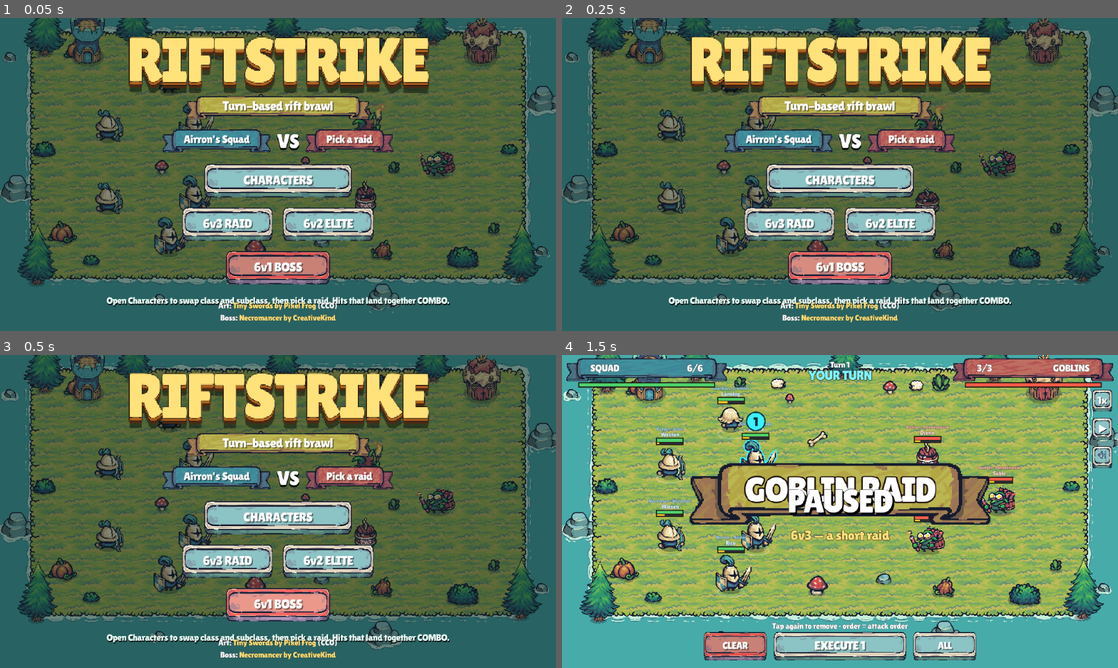
Above: before the commit, frames 1-4 (two rows, left to right).
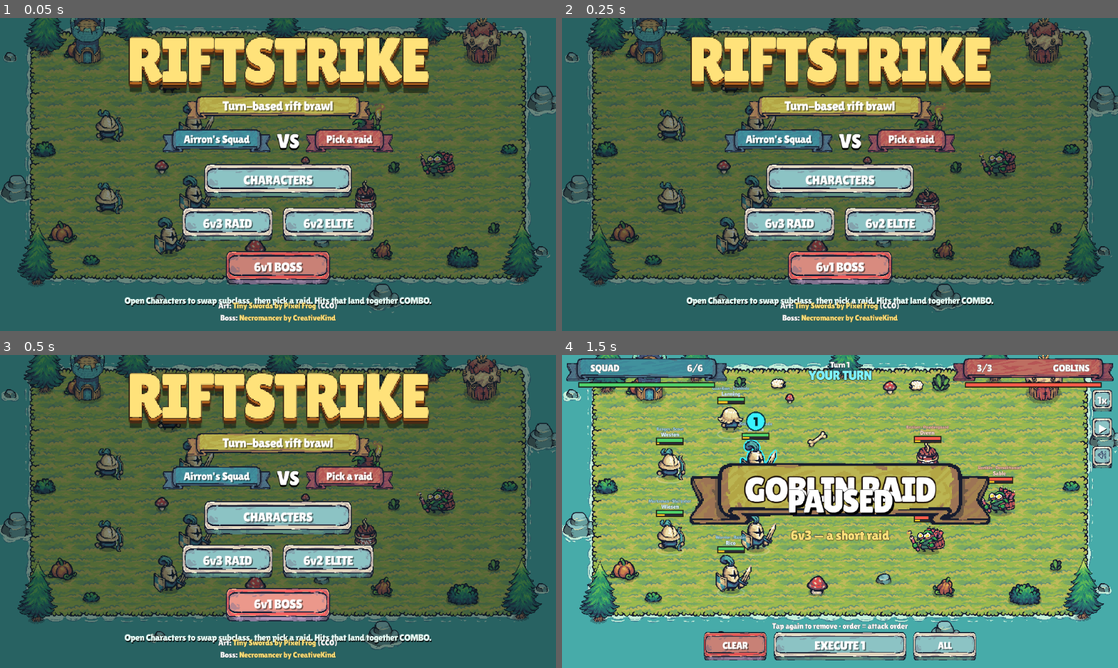
Above: after the commit, the same moments.

Repository: airronkennedy/riftstrike
Game: Godot game, scene res://main.tscn
The game is run twice, just before and just after one commit, with the same random seed, the same clock (stepped at 60 frames per second) and the same inputs.
Inputs (mouse positions are in pixels of both pictures, inside the frame that each line leads up to):
- Up to frame 1 (0.05 s): no input
- Up to frame 2 (0.25 s): no input
- Up to frame 3 (0.5 s): no input
- Up to frame 4 (1.5 s): tap Enter at 0.5 s; move the mouse to (962, 495) at 0.52 s; hold Right 0.53-1.28 s; tap P at 0.6 s; click (962, 495) at 0.67 s; tap Space at 0.77, 1.25 s; move the mouse to (728, 527) at 1.27 s; hold Down from 1.28 s (still down); tap 1 at 1.35 s

The runs differ from the first frame. In frame 1, 1.0% of the frame differs, in the area x 19-81%, y 89-93%; in frame 2, 1.0%; in frame 3, 1.0%; in frame 4, nothing differs.

Commit message:
Lock character classes; add unique abilities and subclass-only loadouts.

Diff:
--- a/scripts/game.gd
+++ b/scripts/game.gd
@@ -103,6 +103,7 @@
 	["pawn", "Lanning", 315, 185], ["pawn", "Rico", 315, 470],
 	["archer", "Weston", 205, 265], ["archer", "Wiesen", 205, 395]]
 var GOB_NAMES := ["Rusk", "Kael", "Sable", "Drenn", "Voss", "Iven"]
+# Active Play squad. The character catalog can grow past this squad later.
 var HERO_NAMES := ["Airron", "Christian", "Weston", "Wiesen", "Lanning", "Rico"]
 # Personal cores — class and subclass bonuses stack on top.
 var HERO_BASE := {
@@ -114,6 +115,8 @@
 	"Rico": {"hp": 240, "atk": 48, "def": 24, "armor": 8, "crit": 8, "mana": 6, "speed": 16},
 }
 # Classes: big, focused packages + a combat kit. Subclasses: smaller mix-and-match bonuses.
+# Target is 10 classes; add new ones to CLASS_DEFS and CLASS_IDS when they are ready.
+# Do not ship placeholder or TBD playable classes.
 var CLASS_DEFS := {
 	"Knight": {"kind": "warrior", "blurb": "Heavy blows and thick armor",
 		"hp": 40, "atk": 22, "def": 8, "armor": 14, "crit": 0, "mana": 2, "speed": 0},
@@ -140,13 +143,24 @@
 	"Duelist": {"blurb": "Pick your opening", "crit": 6, "atk": 4, "speed": 3},
 }
 var SUB_IDS := ["Riftblade", "Vanguard", "Scout", "Sharpshot", "Ironhide", "Raider", "Sage", "Duelist"]
+# Unique character abilities. Combat effects are not wired yet — data + UI only.
+# Each catalog character should keep a unique subclass and a unique ability as the roster grows.
+var ABILITY_DEFS := {
+	"rift_cut": {"name": "Rift Cut", "blurb": "A sharp opening strike"},
+	"shield_break": {"name": "Shield Break", "blurb": "Cracks a target's guard"},
+	"quick_mark": {"name": "Quick Mark", "blurb": "Finds the opening first"},
+	"piercing_shot": {"name": "Piercing Shot", "blurb": "A precise, punching arrow"},
+	"iron_wall": {"name": "Iron Wall", "blurb": "Braces and soaks the hit"},
+	"raid_step": {"name": "Raid Step", "blurb": "Hits and shifts off the line"},
+}
+# Class is locked to the character. Only subclass is swappable in the Characters page.
 var CHAR := {
-	"Airron": {"cls": "Knight", "sub": "Riftblade"},
-	"Christian": {"cls": "Warrior", "sub": "Vanguard"},
-	"Weston": {"cls": "Ranger", "sub": "Scout"},
-	"Wiesen": {"cls": "Marksman", "sub": "Sharpshot"},
-	"Lanning": {"cls": "Guardian", "sub": "Ironhide"},
-	"Rico": {"cls": "Warrior", "sub": "Raider"},
+	"Airron": {"cls": "Knight", "sub": "Riftblade", "ability": "rift_cut"},
+	"Christian": {"cls": "Warrior", "sub": "Vanguard", "ability": "shield_break"},
+	"Weston": {"cls": "Ranger", "sub": "Scout", "ability": "quick_mark"},
+	"Wiesen": {"cls": "Marksman", "sub": "Sharpshot", "ability": "piercing_shot"},
+	"Lanning": {"cls": "Guardian", "sub": "Ironhide", "ability": "iron_wall"},
+	"Rico": {"cls": "Warrior", "sub": "Raider", "ability": "raid_step"},
 }
 var GOB_CLASS := {
 	"torch": {"cls": "Skirmisher", "sub": "Emberblade", "atk": 72, "def": 36, "armor": 8, "crit": 8, "mana": 6, "speed": 14},
@@ -172,6 +186,8 @@
 	var sub: String = loadout.sub
 	if not CLASS_DEFS.has(cls): cls = "Knight"
 	if not SUB_DEFS.has(sub): sub = "Riftblade"
+	var ability_id: String = str(loadout.get("ability", ""))
+	var ab: Dictionary = ABILITY_DEFS[ability_id] if ABILITY_DEFS.has(ability_id) else {"name": ability_id, "blurb": ""}
 	var d: Dictionary = HERO_BASE[name].duplicate()
 	pack_add(d, CLASS_DEFS[cls])
 	pack_add(d, SUB_DEFS[sub])
@@ -185,6 +201,7 @@
 		"speed": clamp_range(d.speed, 1, 40),
 		"cls": cls, "sub": sub, "kind": CLASS_DEFS[cls].kind,
 		"blurb": CLASS_DEFS[cls].blurb, "sub_blurb": SUB_DEFS[sub].blurb, "scale": 1.0,
+		"ability": ability_id, "ability_name": ab.name, "ability_blurb": ab.blurb,
 	}
 
 func char_stats(name: String, kind: String, team: String, n_red: int) -> Dictionary:
@@ -1384,12 +1401,10 @@
 		if typeof(raw) != TYPE_STRING or raw == "":
 			continue
 		var parts: PackedStringArray = raw.split("|")
-		if parts.size() < 2:
-			continue
-		if CLASS_DEFS.has(parts[0]):
-			CHAR[name].cls = parts[0]
-		if SUB_DEFS.has(parts[1]):
-			CHAR[name].sub = parts[1]
+		# Class is locked to the character; ignore any class saved by older builds.
+		var sub := parts[1] if parts.size() >= 2 else (parts[0] if parts.size() == 1 else "")
+		if SUB_DEFS.has(sub):
+			CHAR[name].sub = sub
 
 func open_chars() -> void:
 	char_sel = 0
@@ -1433,18 +1448,6 @@
 	char_delta_t = 0.0
 	sfx.tone(523, 0.05, "square", 0.03)
 
-func cycle_class(dir: int) -> void:
-	var name := selected_hero()
-	char_prev = compute_hero_stats(name)
-	var i := CLASS_IDS.find(CHAR[name].cls)
-	if i < 0:
-		i = 0
-	CHAR[name].cls = CLASS_IDS[(i + dir + CLASS_IDS.size()) % CLASS_IDS.size()]
-	char_delta_t = 900.0
-	save_cfg()
-	apply_loadout_preview(name)
-	sfx.tone(784 if dir > 0 else 659, 0.05, "square", 0.03)
-
 func cycle_sub(dir: int) -> void:
 	var name := selected_hero()
 	char_prev = compute_hero_stats(name)
@@ -1491,6 +1494,33 @@
 		var dc := Color("#1a7a32") if delta > 0 else Color("#a4321a")
 		dc.a = clampf(char_delta_t / 400.0, 0.0, 1.0)
 		text(ds, bx + bw + 8 + text_w(shown, 13) + 6, y + 9, 13, dc, "left")
+
+func draw_locked_row(x: float, y: float, w: float, tag: String, value: String, hint: String, compact: bool) -> float:
+	# Compact (phone landscape): one tight line so class + ability still fit above the bars.
+	if compact:
+		text(tag, x, y + 12, 11, Color("#5b3b20"), "left")
+		var mid := Rect2(x + 82, y + 2, maxf(64.0, w - 82), 20)
+		var plate := Color("#2a1a10")
+		plate.a = 0.14
+		draw_rect(mid, plate)
+		var fsz := clampf3(13, mid.size.x / maxf(7.0, float(value.length()) * 0.62), 16)
+		text(value, mid.position.x + mid.size.x / 2.0, y + 13, fsz, Color("#2a1a10"))
+		return 24
+	text(tag, x, y + 2, 11, Color("#5b3b20"), "left")
+	var ah := 42.0
+	var aw := 46.0
+	var row_y := y + 10
+	var mid := Rect2(x + aw + 6, row_y, w - aw * 2 - 12, ah)
+	var plate := Color("#2a1a10")
+	plate.a = 0.14
+	draw_rect(mid, plate)
+	var fsz := clampf3(14, mid.size.x / maxf(7.0, float(value.length()) * 0.62), 20)
+	text(value, mid.position.x + mid.size.x / 2.0, row_y + ah * 0.58, fsz, Color("#2a1a10"))
+	var h := 10 + ah
+	if hint != "":
+		text(hint, x + w / 2, row_y + ah + 12, 11, Color("#7a5a32"))
+		h += 16
+	return h + 6
 
 func draw_cycle_row(id: String, x: float, y: float, w: float, tag: String, value: String, hint: String, on_prev: Callable, on_next: Callable) -> float:
 	var ah := 42.0
@@ -1551,14 +1581,17 @@
 	var dx: float = inner.position.x + left_w + 4
 	var dw: float = inner.position.x + inner.size.x - dx
 	var y: float = top
-	var spr_h: float = 88.0 if short else 120.0
+	var spr_h: float = 72.0 if short else 120.0
 	draw_hero_sprite(st.kind, dx + 44, y + spr_h - 4, 0.82 if short else 1.05)
 	text(name, dx + 88, y + 18, 24.0 if short else 30.0, Color("#2a1a10"), "left")
 	text(st.cls + "  ·  " + st.sub, dx + 88, y + (40 if short else 48), 13.0 if short else 15.0, Color("#7a5a32"), "left")
 	y += spr_h + (2 if short else 6)
-	y += draw_cycle_row("cls", dx, y, dw, "CLASS", st.cls, st.blurb, func(): cycle_class(-1), func(): cycle_class(1))
+	var cls_hint := "" if short else String(st.blurb)
+	y += draw_locked_row(dx, y, dw, "CLASS", st.cls, cls_hint, short)
 	var sub_hint := "" if short else String(st.sub_blurb)
 	y += draw_cycle_row("sub", dx, y, dw, "SUBCLASS", st.sub, sub_hint, func(): cycle_sub(-1), func(): cycle_sub(1))
+	var ab_hint := "" if short else String(st.ability_blurb)
+	y += draw_locked_row(dx, y, dw, "ABILITY", String(st.ability_name), ab_hint, short)
 	var rows := [
 		["hp", "HP", 620.0, Color("#4fd36b"), ""],
 		["atk", "ATK", 100.0, Color("#e85a3a"), ""],
@@ -1591,7 +1624,7 @@
 	var footer_y: float = inner.position.y + inner.size.y - 6
 	if not short:
 		text("Defense cuts a percent of a hit. Armor subtracts a flat amount. Mana returns each turn.", dx + dw / 2, footer_y, 10, Color("#7a5a32"))
-		text("Tap the arrows — or the name — to swap and watch the stats move.", dx + dw / 2, footer_y - 14, 10, Color("#7a5a32"))
+		text("Tap arrows or the subclass name to swap and watch the stats move. Class and ability stay locked.", dx + dw / 2, footer_y - 14, 10, Color("#7a5a32"))
 
 
 func draw_title() -> void:
@@ -1621,7 +1654,7 @@
 	var hint_fs := clampf3(13, vw * 0.036, 16)
 	var hint_lines := []
 	if not short:
-		for para in ["Open Characters to swap class and subclass, then pick a raid. Hits that land together COMBO."]:
+		for para in ["Open Characters to swap subclass, then pick a raid. Hits that land together COMBO."]:
 			hint_lines += wrap_words(para, hint_fs, vw - 24)
 	var ch_w := minf(280.0, vw * 0.62)
 	var total := L + 10 + rib_h + mtop + rib_h + mbot + bh + 10 + rows.size() * bh + (rows.size() - 1) * 10 + 2
@@ -1983,13 +2016,13 @@
 		if k == KEY_ESCAPE or k == KEY_P:
 			to_title()
 		elif k == KEY_LEFT:
-			cycle_class(-1)
+			cycle_sub(-1)
 		elif k == KEY_RIGHT:
-			cycle_class(1)
+			cycle_sub(1)
 		elif k == KEY_UP:
-			cycle_sub(-1)
+			select_hero((char_sel - 1 + HERO_NAMES.size()) % HERO_NAMES.size())
 		elif k == KEY_DOWN:
-			cycle_sub(1)
+			select_hero((char_sel + 1) % HERO_NAMES.size())
 		elif k >= KEY_1 and k <= KEY_6:
 			select_hero(k - KEY_1)
 		return
